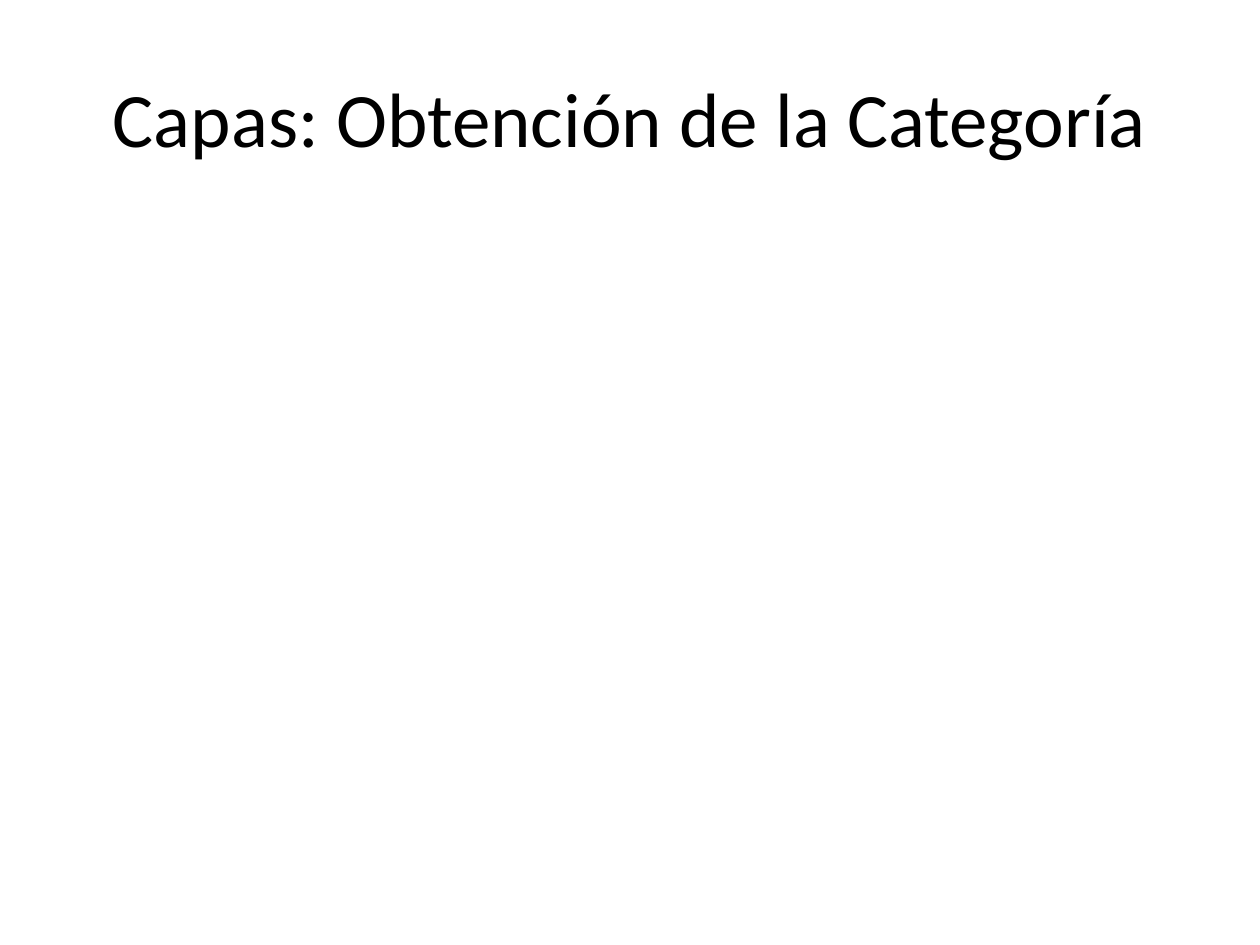
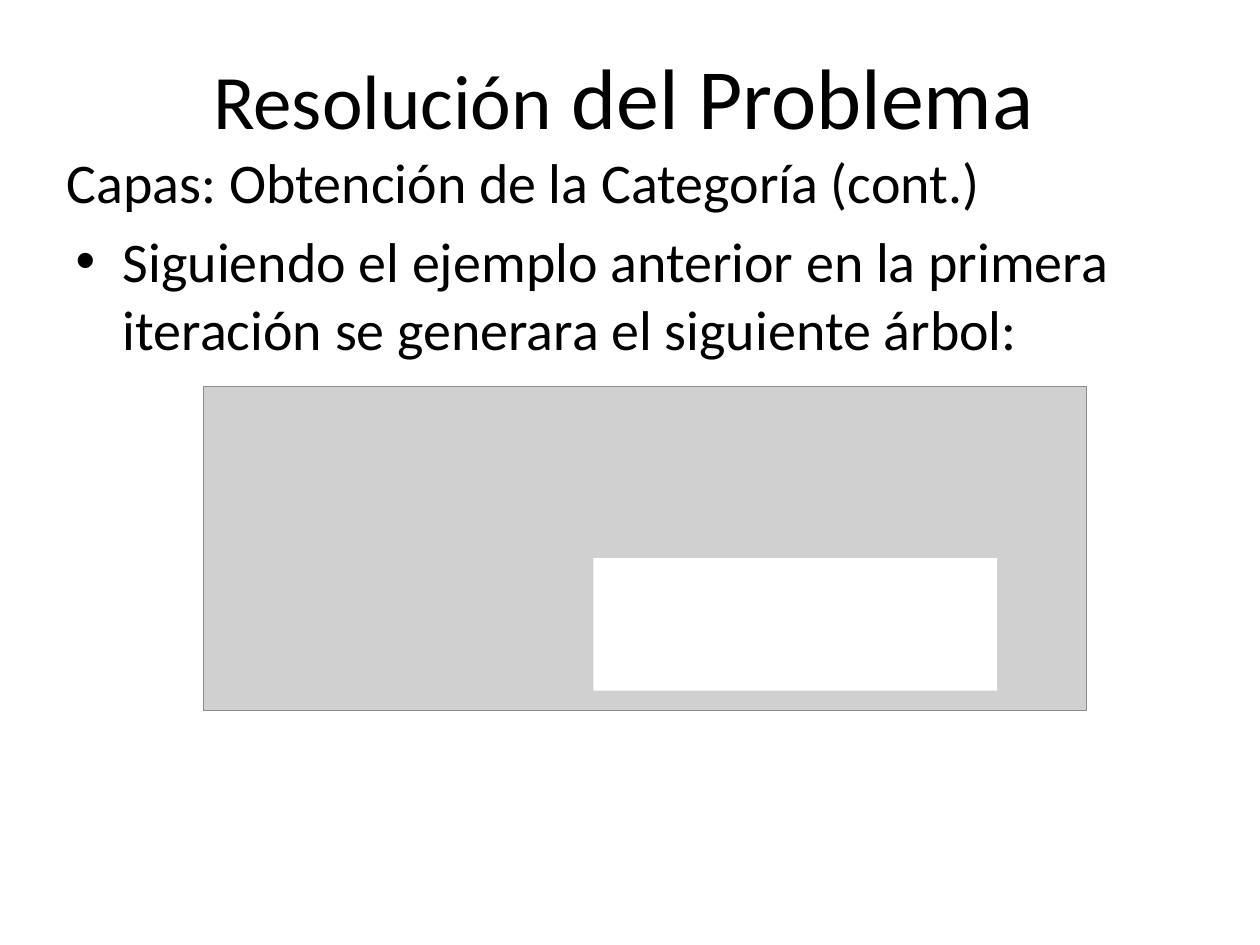
Before and after one commit to smoral/arbol-de-desicion, a slide deck: slide 7 of docs/PPT SDSD.pptx (slide 6 before the commit). Drawn at 1260x945 pixels with LibreOffice and Linux fonts; fonts in the diff are those of the drawing; grey boxes stand for pictures. Boxes give left, top, right and bottom in pixels: in the first picture for what was removed or moved away, otherwise in the second. Text is boxed around its words. In the diff, an @@ line names an element or a change of style, - is before the commit and + after.

```diff
--- a/docs/PPT SDSD.pptx
+++ b/docs/PPT SDSD.pptx
@@ text added at (213, 69, 1033, 130), 49 pt, text #000000 @@
+Resolución del Problema
@@ text "Capas: Obtención de la Categoría ..." at (67, 162, 979, 213): vertical alignment middle to top @@
@@ text at (67, 162, 979, 213): text changed; size 44 to 32 pt @@
-Capas: Obtención de la Categoría
+Capas: Obtención de la Categoría (cont.)
@@ text added at (123, 243, 1108, 360), 32 pt, text #000000 @@
+• Siguiendo el ejemplo anterior en la primera iteración se generara el siguiente árbol:
@@ picture added at (203, 387, 1086, 711) @@
@@ rectangle added at (593, 558, 997, 690), fill #FFFFFF @@
```
Also in this commit, not shown: 1 other slide changed, 5 slides added, 3 slides removed.
